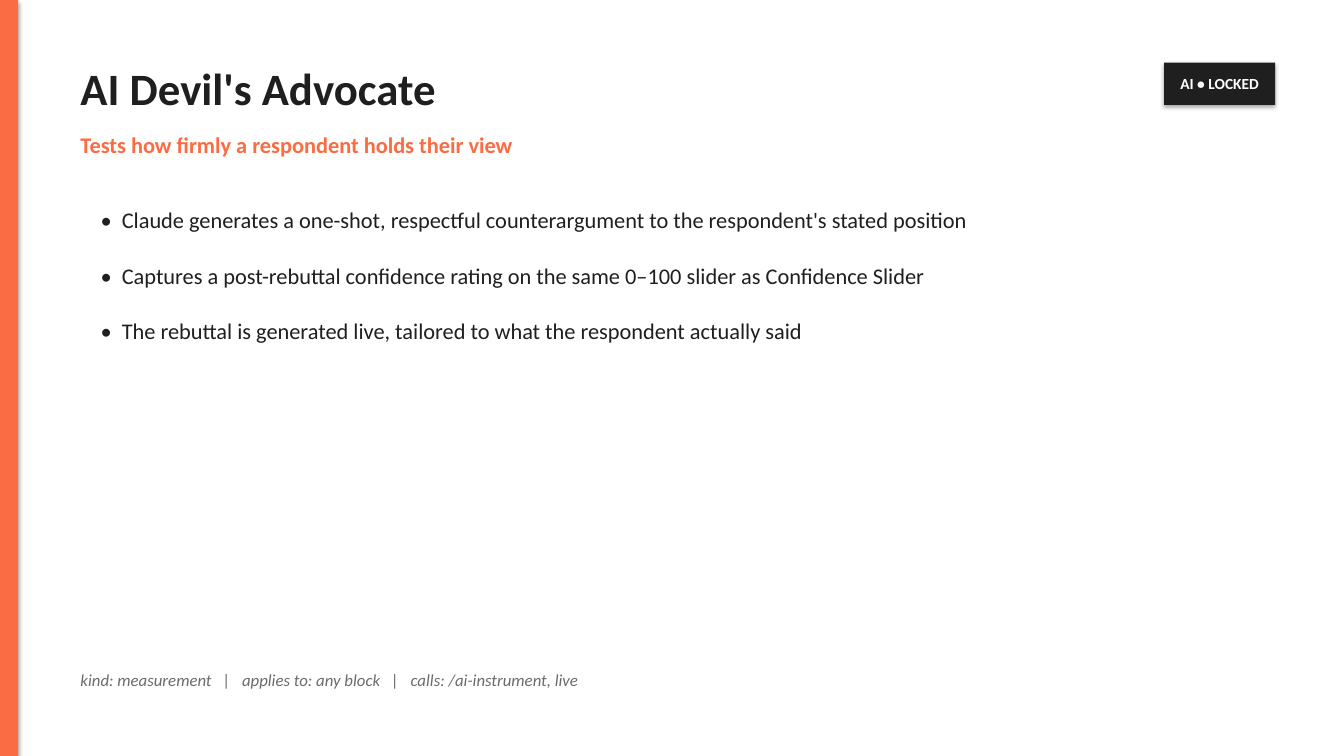
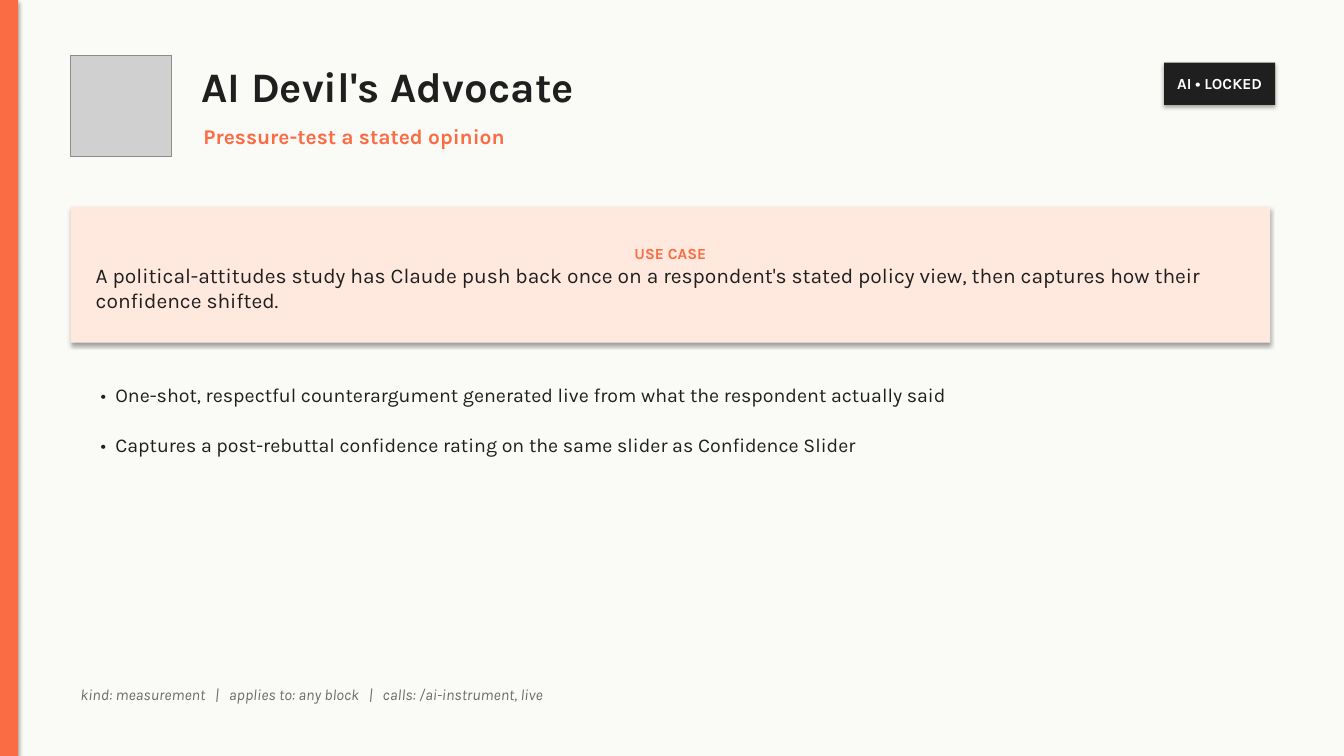
Before and after one commit to akilocorp/rag_platform, a slide deck: slide 32 of studio_instruments.pptx (slide 22 before the commit). Drawn at 1344x756 pixels with LibreOffice and Linux fonts; fonts in the diff are those of the drawing; grey boxes stand for pictures. Boxes give left, top, right and bottom in pixels: in the first picture for what was removed or moved away, otherwise in the second. Text is boxed around its words. In the diff, an @@ line names an element or a change of style, - is before the commit and + after.

```diff
--- a/studio_instruments.pptx
+++ b/studio_instruments.pptx
@@ rectangle added at [0,0,1344,756], fill #FAFAF7 @@
@@ picture added at [71,55,171,156] @@
@@ text "AI Devil's Advocate": place and size @@
-text "AI Devil's Advocate" at [80,73,436,106]
+text "AI Devil's Advocate" at [201,72,574,103]
@@ text "AI Devil's Advocate" at [201,72,574,103]: size 32 to 30 pt, font Calibri to Karla @@
@@ rectangle "AI • LOCKED" at [1165,63,1275,105]: font Calibri to Karla @@
@@ text at [203,129,504,149]: text changed; size 16 to 15 pt; font Calibri to Karla @@
-Tests how firmly a respondent holds their view
+Pressure-test a stated opinion
@@ rectangle added at [71,207,1270,343], fill #FFE9DF, 15 pt, text #1F1F1F @@
+USE CASE
+A political-attitudes study has Claude push back once on a respondent's stated policy view, then captures how their confidence shifted.
@@ text removed at [122,212,966,232] @@
-• Claude generates a one-shot, respectful counterargument to the respondent's stated position
@@ text at [115,388,946,407]: text changed; size 16 to 14 pt; font Calibri to Karla @@
-• The rebuttal is generated live, tailored to what the respondent actually said
+• One-shot, respectful counterargument generated live from what the respondent actually said
@@ text at [115,438,855,457]: text changed; size 16 to 14 pt; font Calibri to Karla @@
-• Captures a post-rebuttal confidence rating on the same 0–100 slider as Confidence Slider
+• Captures a post-rebuttal confidence rating on the same slider as Confidence Slider
@@ text "kind: measurement | applies to: ...": place and size @@
-text "kind: measurement | applies to: ..." at [80,674,578,689]
+text "kind: measurement | applies to: ..." at [80,689,543,704]
@@ text "kind: measurement | applies to: ..." at [80,689,543,704]: size 12 to 11 pt, font Calibri to Karla @@
```
Also in this commit, not shown: 15 other slides changed, 18 slides added, 8 slides removed.
